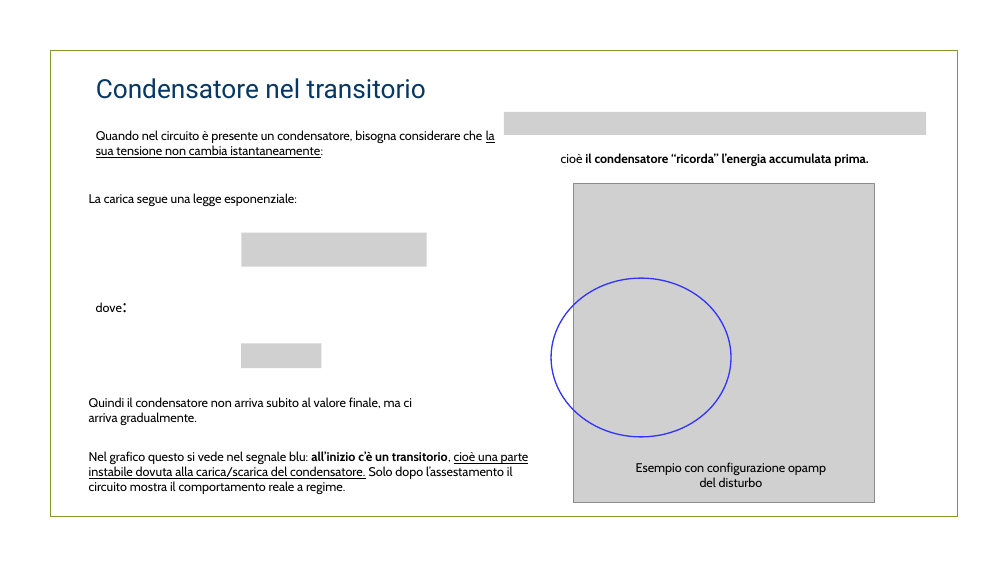
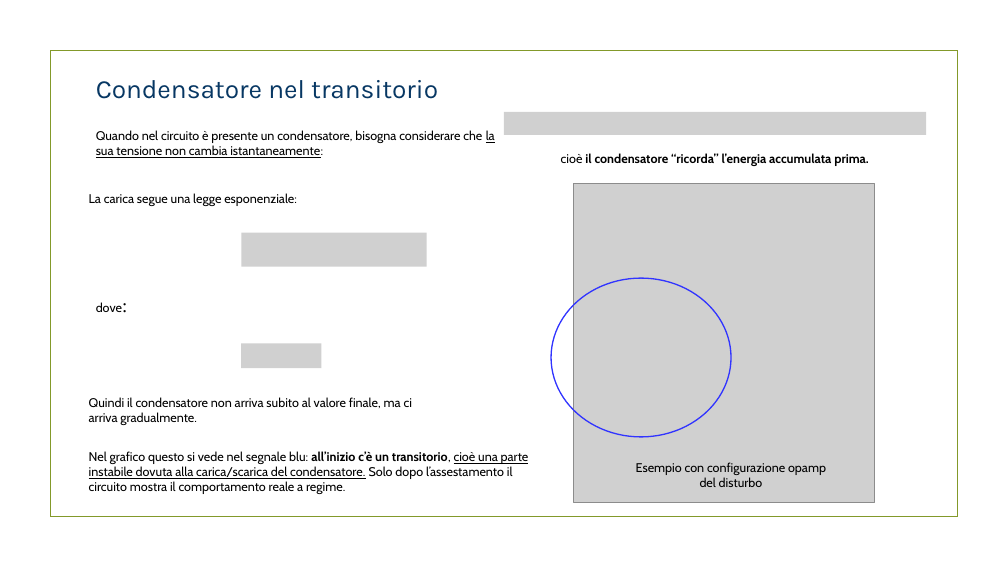
Before and after one commit to RiccardoSC2050/Progetto-sistemi-elettronici, a slide deck: slide 7 of presentazione/demoCompleta.pptx. Drawn at 1008x567 pixels with LibreOffice and Linux fonts; fonts in the diff are those of the drawing; grey boxes stand for pictures; background and template pictures are left out. Boxes give left, top, right and bottom in pixels: in the first picture for what was removed or moved away, otherwise in the second. Text is boxed around its words. In the diff, an @@ line names an element or a change of style, - is before the commit and + after.

```diff
--- a/presentazione/demoCompleta.pptx
+++ b/presentazione/demoCompleta.pptx
@@ text "Condensatore nel transitorio" at (x1=96, y1=80, x2=438, y2=99): font Roboto to Karla @@
```
Also in this commit, not shown: 18 other slides changed, 41 slides added, 2 slides removed.
